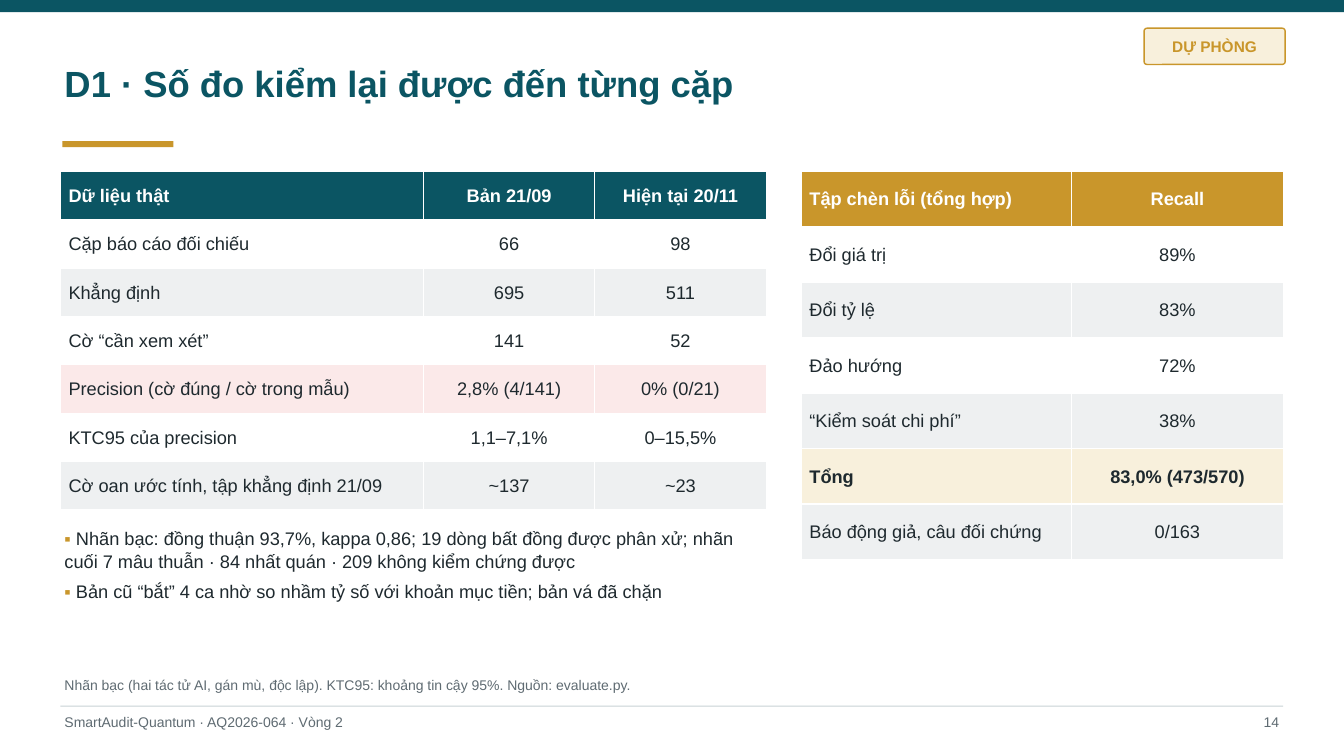
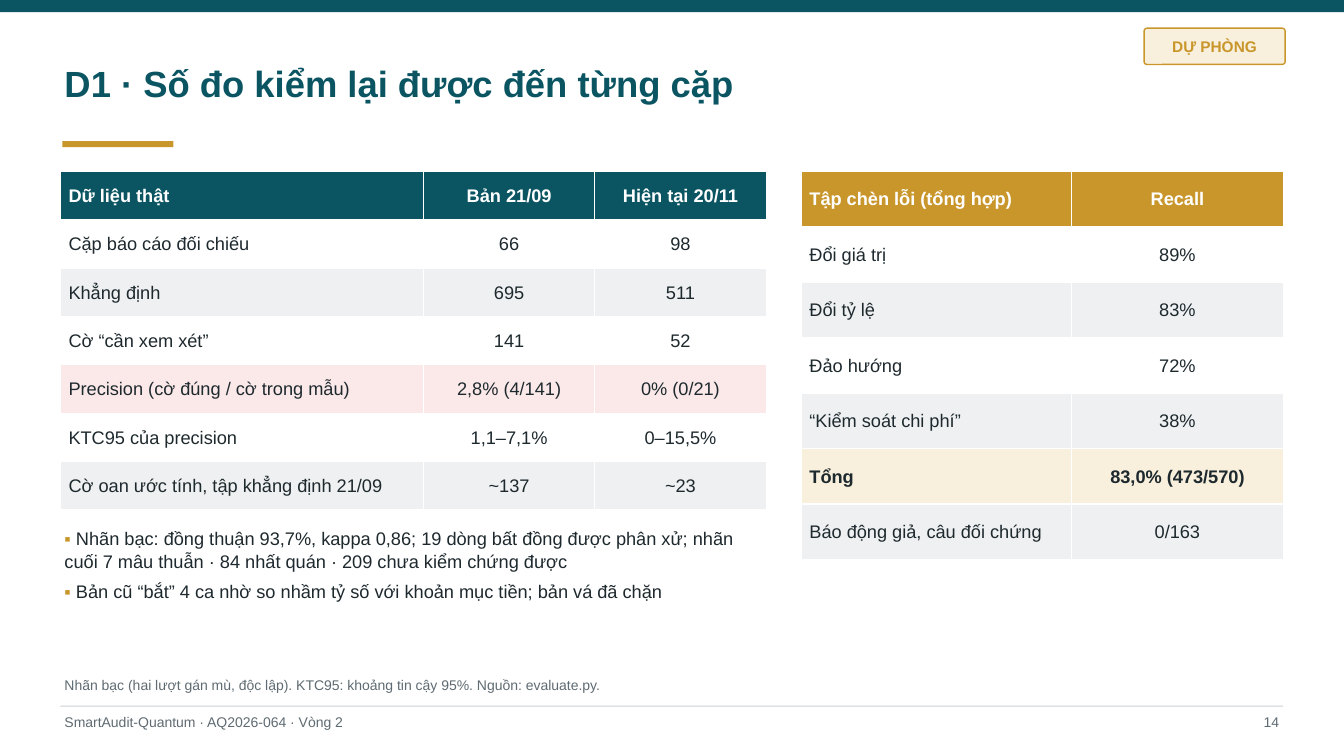
Before and after one commit to hungnv-2811/aiquantum, a slide deck: slide 14 of deliverables/AQ2026-R2-AQ2026-064-Slide.pptx. Drawn at 1344x756 pixels with LibreOffice and Linux fonts; fonts in the diff are those of the drawing. Boxes give left, top, right and bottom in pixels: in the first picture for what was removed or moved away, otherwise in the second. Text is boxed around its words. In the diff, an @@ line names an element or a change of style, - is before the commit and + after.

```diff
--- a/deliverables/AQ2026-R2-AQ2026-064-Slide.pptx
+++ b/deliverables/AQ2026-R2-AQ2026-064-Slide.pptx
@@ text at (64, 531, 733, 572): text changed @@
-▪ Nhãn bạc: đồng thuận 93,7%, kappa 0,86; 19 dòng bất đồng được phân xử; nhãn cuối 7 mâu thuẫn · 84 nhất quán · 209 không kiểm chứng được
+▪ Nhãn bạc: đồng thuận 93,7%, kappa 0,86; 19 dòng bất đồng được phân xử; nhãn cuối 7 mâu thuẫn · 84 nhất quán · 209 chưa kiểm chứng được
@@ text at (64, 679, 600, 693): text changed @@
-Nhãn bạc (hai tác tử AI, gán mù, độc lập). KTC95: khoảng tin cậy 95%. Nguồn: evaluate.py.
+Nhãn bạc (hai lượt gán mù, độc lập). KTC95: khoảng tin cậy 95%. Nguồn: evaluate.py.
```
Also in this commit, not shown: 7 other slides changed, 17 other files.
